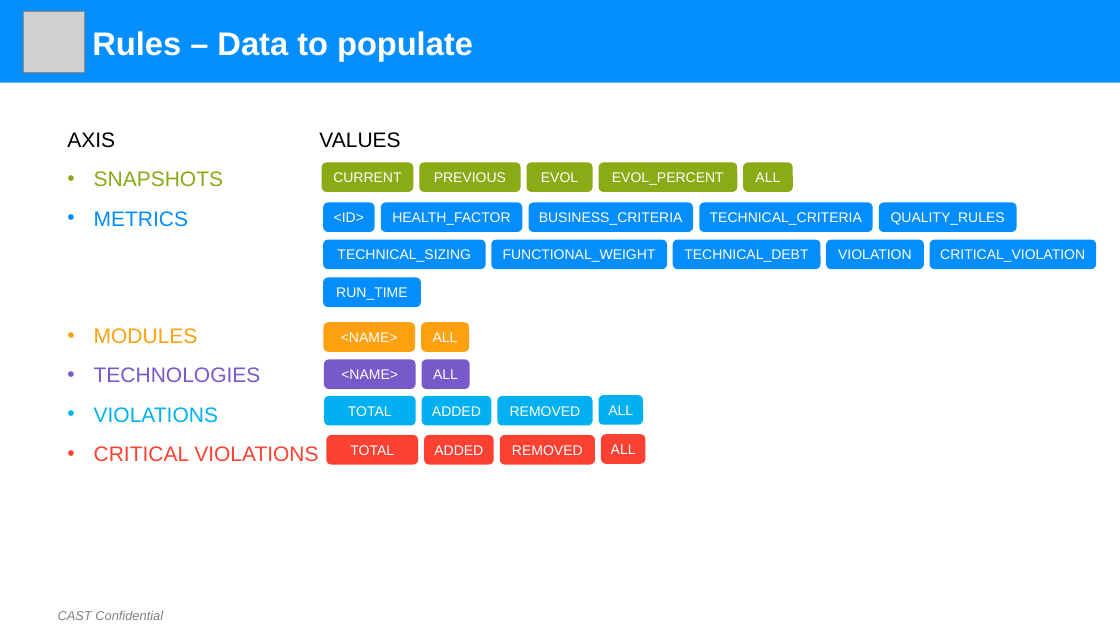
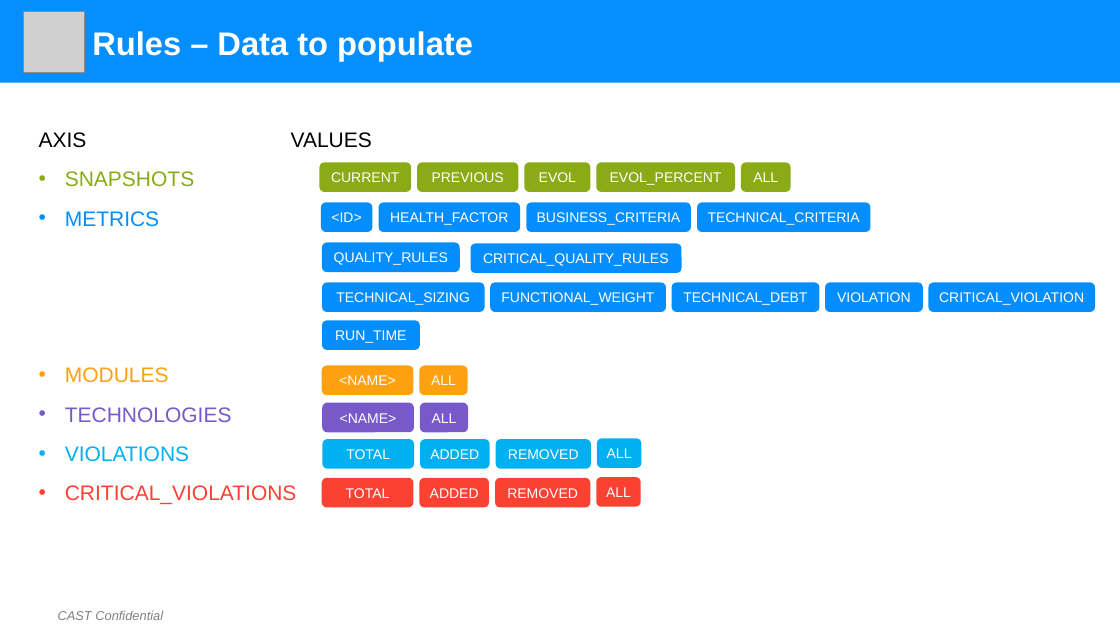
Before and after one commit to CAST-projects/ReportGenerator, a slide deck: slide 2 of CastReporting.Reporting/TemplatesFiles/Generic Table Definition.pptx. Drawn at 1120x630 pixels with LibreOffice and Linux fonts; fonts in the diff are those of the drawing; grey boxes stand for pictures; background and template pictures are left out. Boxes give left, top, right and bottom in pixels: in the first picture for what was removed or moved away, otherwise in the second. Text is boxed around its words. In the diff, an @@ line names an element or a change of style, - is before the commit and + after.

```diff
--- a/CastReporting.Reporting/TemplatesFiles/Generic Table Definition.pptx
+++ b/CastReporting.Reporting/TemplatesFiles/Generic Table Definition.pptx
@@ text "AXIS VALUES": place and size @@
-text "AXIS VALUES" at box(67, 132, 400, 461)
+text "AXIS VALUES" at box(39, 132, 372, 504)
@@ rounded rectangle "QUALITY_RULES": place and size @@
-rounded rectangle "QUALITY_RULES" at box(879, 202, 1017, 232)
+rounded rectangle "QUALITY_RULES" at box(322, 243, 460, 272)
@@ rounded rectangle added at box(471, 244, 681, 273), fill #048EFD, 12 pt, text #FFFFFF @@
+CRITICAL_QUALITY_RULES
@@ 4 rounded rectangles: place and size @@
-4 rounded rectangles at box(323, 323, 470, 389)
+4 rounded rectangles at box(322, 365, 468, 432)
@@ 10 rounded rectangles: place and size @@
-10 rounded rectangles at box(323, 239, 1096, 425)
+10 rounded rectangles at box(322, 282, 1095, 469)
@@ 4 rounded rectangles: place and size @@
-4 rounded rectangles at box(327, 434, 645, 465)
+4 rounded rectangles at box(322, 477, 641, 507)
@@ text at box(65, 485, 297, 504): text changed @@
-• CRITICAL VIOLATIONS
+• CRITICAL_VIOLATIONS
```
Also in this commit, not shown: 3 other files.
